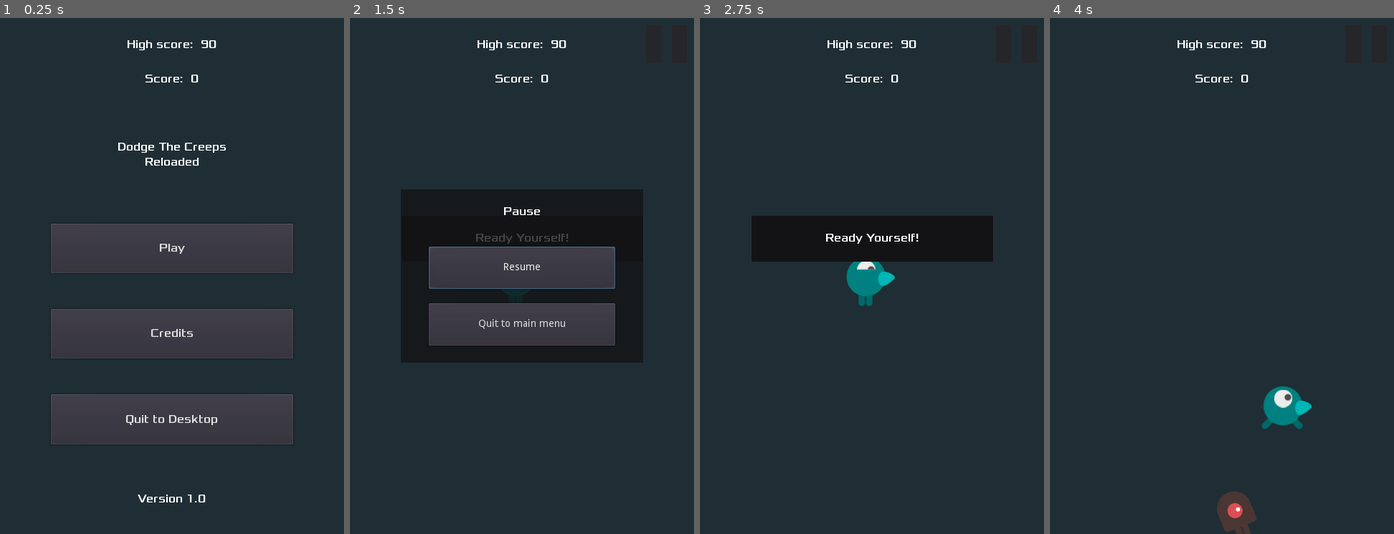
Above: before the commit, frames 1-4 (left to right).
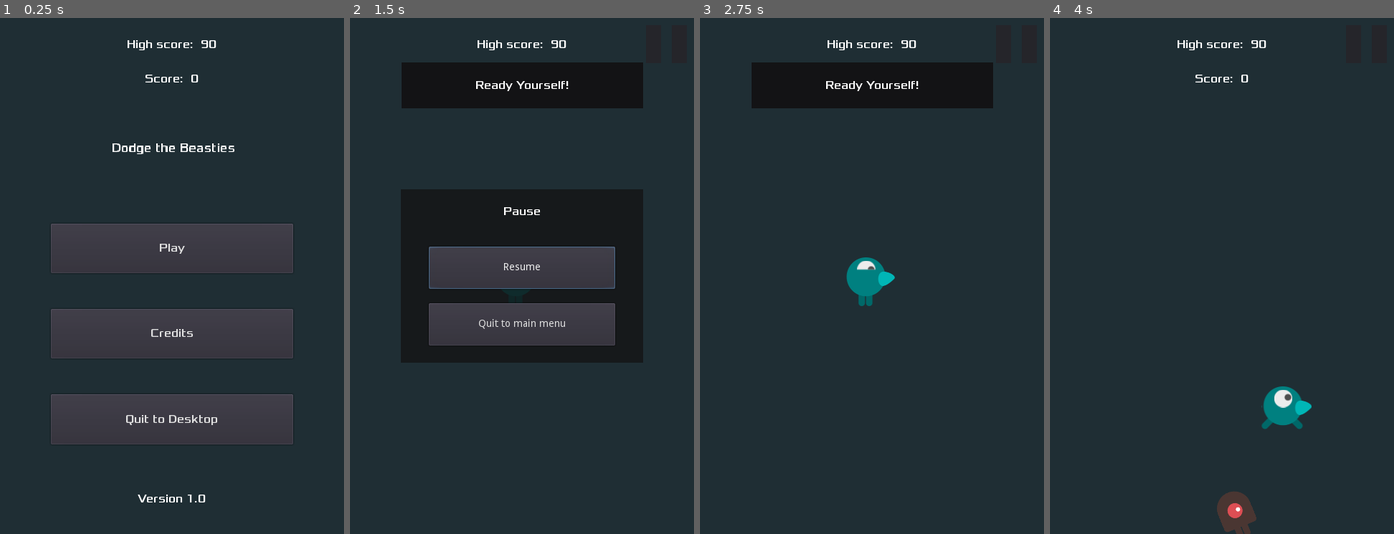
Above: after the commit, the same moments.

Repository: AlixBarreaux/dodge-the-beasties
Game: Godot game, scene res://scenes/Main.tscn
Same seed, same stepped clock (60 frames per second), same inputs: the game is played once before the commit and once after it.
Inputs (mouse positions are in pixels of both pictures, inside the frame that each line leads up to):
- Up to frame 1 (0.25 s): no input
- Up to frame 2 (1.5 s): click "Play" at 0.5 s; click (666, 43) at 1.25 s
- Up to frame 3 (2.75 s): click "Resume" at 2 s
- Up to frame 4 (4 s): tap Enter at 2.75 s; move the mouse to (1297, 250) at 2.77 s; press the mouse at (1297, 250) at 2.78 s; hold D (move_right) 2.78-3.53 s; move the mouse to (1153, 301) at 3.52 s; release the mouse at (1153, 301) at 3.53 s; hold S (move_down) from 3.53 s (still down); right-click (1153, 301) at 3.6 s

The runs differ from the first frame. In frame 1, 0.5% of the frame differs, in the area x 32-69%, y 24-29%; in frame 2, 6.3%; in frame 3, 12%, in the area x 15-86%, y 8-48%; in frame 4, nothing differs.

Commit message:
Start to animate MainMenu with dynamic game title

Diff:
--- /dev/null
+++ b/RichTextLabelGameName.tscn
@@ -0,0 +1,13 @@
+[gd_scene load_steps=2 format=2]
+
+[ext_resource path="res://rich_text_label_game_name.gd" type="Script" id=1]
+
+[node name="RichTextLabelGameName" type="RichTextLabel"]
+anchor_right = 1.0
+anchor_bottom = 1.0
+bbcode_enabled = true
+bbcode_text = "[center]Dodge The Creeps
+Reloaded[/center]"
+fit_content_height = true
+scroll_active = false
+script = ExtResource( 1 )
--- /dev/null
+++ b/SplashScreenMenu.tscn
@@ -0,0 +1,20 @@
+[gd_scene load_steps=2 format=2]
+
+[ext_resource path="res://resources/main_theme.tres" type="Theme" id=1]
+
+[node name="SplashScreenMenu" type="Control"]
+anchor_right = 1.0
+anchor_bottom = 1.0
+theme = ExtResource( 1 )
+
+[node name="TextureRect" type="TextureRect" parent="."]
+margin_right = 40.0
+margin_bottom = 40.0
+
+[node name="AnimationPlayer" type="AnimationPlayer" parent="."]
+
+[node name="Label" type="Label" parent="."]
+margin_right = 40.0
+margin_bottom = 14.0
+align = 1
+valign = 1
--- a/project.godot
+++ b/project.godot
@@ -48,6 +48,11 @@
 "class": "QuitButton",
 "language": "GDScript",
 "path": "res://scripts/gui/quit_to_desktop_button.gd"
+}, {
+"base": "RichTextLabel",
+"class": "RichTextLabelGameName",
+"language": "GDScript",
+"path": "res://rich_text_label_game_name.gd"
 }, {
 "base": "Timer",
 "class": "StartTimer",
@@ -63,6 +68,7 @@
 "Player": "",
 "PlayerController": "",
 "QuitButton": "",
+"RichTextLabelGameName": "",
 "StartTimer": ""
 }
 
--- /dev/null
+++ b/rich_text_label_game_name.gd
@@ -0,0 +1,15 @@
+extends RichTextLabel
+class_name RichTextLabelGameName
+
+
+# ----------------------------- DECLARE VARIABLES -----------------------------
+
+# ---------------------------------- RUN CODE ---------------------------------
+
+
+func _ready() -> void:
+	self.bbcode_text = "[center]" + ProjectSettings.get("application/config/name") + "[/center]"
+	return
+
+
+# ----------------------------- DECLARE FUNCTIONS -----------------------------
--- a/scenes/gui/HUD.tscn
+++ b/scenes/gui/HUD.tscn
@@ -8,9 +8,66 @@
 [ext_resource path="res://scenes/gui/QuitButton.tscn" type="PackedScene" id=6]
 [ext_resource path="res://scenes/gui/PauseMenu.tscn" type="PackedScene" id=7]
 [ext_resource path="res://scenes/gui/GameOverMenu.tscn" type="PackedScene" id=8]
+[ext_resource path="res://RichTextLabelGameName.tscn" type="PackedScene" id=9]
 
 [sub_resource type="DynamicFont" id=1]
 font_data = ExtResource( 3 )
+
+[sub_resource type="Animation" id=5]
+resource_name = "Active"
+length = 10.0
+loop = true
+tracks/0/type = "value"
+tracks/0/path = NodePath("Control/RichTextLabel:rect_rotation")
+tracks/0/interp = 1
+tracks/0/loop_wrap = true
+tracks/0/imported = false
+tracks/0/enabled = true
+tracks/0/keys = {
+"times": PoolRealArray( 4.8, 6.1, 7, 8.2 ),
+"transitions": PoolRealArray( 1, 1, 1, 1 ),
+"update": 0,
+"values": [ 0.0, 30.0, -30.0, 0.0 ]
+}
+tracks/1/type = "value"
+tracks/1/path = NodePath("Control/RichTextLabel:rect_scale")
+tracks/1/interp = 1
+tracks/1/loop_wrap = true
+tracks/1/imported = false
+tracks/1/enabled = true
+tracks/1/keys = {
+"times": PoolRealArray( 0, 1, 2.5, 4.8, 6.1, 8.2 ),
+"transitions": PoolRealArray( 1, 1, 1, 1, 1, 1 ),
+"update": 0,
+"values": [ Vector2( 1, 1 ), Vector2( 1.25, 1.25 ), Vector2( 1, 1 ), Vector2( 1, 1 ), Vector2( 1.25, 1.25 ), Vector2( 1, 1 ) ]
+}
+
+[sub_resource type="Animation" id=6]
+resource_name = "RESET"
+tracks/0/type = "value"
+tracks/0/path = NodePath("Control/RichTextLabel:rect_scale")
+tracks/0/interp = 1
+tracks/0/loop_wrap = true
+tracks/0/imported = false
+tracks/0/enabled = true
+tracks/0/keys = {
+"times": PoolRealArray( 0 ),
+"transitions": PoolRealArray( 1 ),
+"update": 0,
+"values": [ Vector2( 1, 1 ) ]
+}
+tracks/1/type = "value"
+tracks/1/path = NodePath("Control/RichTextLabel:rect_rotation")
+tracks/1/interp = 1
+tracks/1/loop_wrap = true
+tracks/1/imported = false
+tracks/1/enabled = true
+tracks/1/keys = {
+"times": PoolRealArray( 0 ),
+"transitions": PoolRealArray( 1 ),
+"update": 0,
+"values": [ 0.0 ]
+}
 
 [sub_resource type="Animation" id=2]
 resource_name = "Game Over"
@@ -63,6 +120,35 @@
 "values": [ true, false ]
 }
 
+[sub_resource type="Animation" id=4]
+resource_name = "MainMenuActive"
+length = 10.0
+loop = true
+tracks/0/type = "value"
+tracks/0/path = NodePath("Control/RichTextLabel:rect_rotation")
+tracks/0/interp = 1
+tracks/0/loop_wrap = true
+tracks/0/imported = false
+tracks/0/enabled = true
+tracks/0/keys = {
+"times": PoolRealArray( 4.8, 6.1, 7, 8.2 ),
+"transitions": PoolRealArray( 1, 1, 1, 1 ),
+"update": 0,
+"values": [ 0.0, 30.0, -30.0, 0.0 ]
+}
+tracks/1/type = "value"
+tracks/1/path = NodePath("Control/RichTextLabel:rect_scale")
+tracks/1/interp = 1
+tracks/1/loop_wrap = true
+tracks/1/imported = false
+tracks/1/enabled = true
+tracks/1/keys = {
+"times": PoolRealArray( 0, 1, 2.5, 4.8, 6.1, 8.2 ),
+"transitions": PoolRealArray( 1, 1, 1, 1, 1, 1 ),
+"update": 0,
+"values": [ Vector2( 1, 1 ), Vector2( 1.25, 1.25 ), Vector2( 1, 1 ), Vector2( 1, 1 ), Vector2( 1.25, 1.25 ), Vector2( 1, 1 ) ]
+}
+
 [sub_resource type="Animation" id=3]
 length = 0.001
 tracks/0/type = "value"
@@ -123,16 +209,14 @@
 margin_bottom = -160.0
 theme = ExtResource( 2 )
 
-[node name="RichTextLabel" type="RichTextLabel" parent="MainMenu/Control"]
-anchor_right = 1.0
-anchor_bottom = 1.0
-bbcode_enabled = true
-bbcode_text = "[center]Dodge The Creeps
-Reloaded[/center]"
+[node name="RichTextLabel" parent="MainMenu/Control" instance=ExtResource( 9 )]
+margin_left = 2.0
+margin_top = 2.0
+margin_right = 2.0
+margin_bottom = 14.0
+rect_pivot_offset = Vector2( 240, 21 )
 text = "Dodge The Creeps
 Reloaded"
-fit_content_height = true
-scroll_active = false
 
 [node name="VBoxContainer" type="VBoxContainer" parent="MainMenu"]
 anchor_right = 1.0
@@ -193,12 +277,23 @@
 align = 1
 valign = 1
 
+[node name="AnimationPlayer" type="AnimationPlayer" parent="MainMenu"]
+anims/Active = SubResource( 5 )
+anims/RESET = SubResource( 6 )
+
 [node name="MessageTimer" type="Timer" parent="."]
 wait_time = 2.0
 one_shot = true
 
 [node name="GameOverMenu" parent="." instance=ExtResource( 8 )]
-theme = ExtResource( 2 )
+visible = false
+theme = ExtResource( 2 )
+
+[node name="PlayAgainButton" parent="GameOverMenu/HBoxContainer" index="0"]
+disabled = true
+
+[node name="QuitToMainMenuButton" parent="GameOverMenu/HBoxContainer" index="1"]
+disabled = true
 
 [node name="MessagePanel" type="Panel" parent="."]
 visible = false
@@ -208,9 +303,9 @@
 anchor_right = 0.5
 anchor_bottom = 0.5
 margin_left = -168.0
-margin_top = -84.0
+margin_top = -298.0
 margin_right = 169.0
-margin_bottom = -20.0001
+margin_bottom = -234.0
 mouse_filter = 2
 size_flags_vertical = 4
 __meta__ = {
@@ -232,6 +327,7 @@
 [node name="AnimationPlayer" type="AnimationPlayer" parent="."]
 root_node = NodePath("../MainMenu")
 "anims/Game Over" = SubResource( 2 )
+anims/MainMenuActive = SubResource( 4 )
 anims/RESET = SubResource( 3 )
 
 [connection signal="pressed" from="MainMenu/VBoxContainer/PlayButton" to="." method="_on_PlayButton_pressed"]
--- a/scripts/gui/main_menu.gd
+++ b/scripts/gui/main_menu.gd
@@ -4,11 +4,17 @@
 
 # ----------------- DECLARE VARIABLES -----------------
 
+
+# Node References
+onready var animation_player: AnimationPlayer = $AnimationPlayer
+
+
 # ---------------------- RUN CODE ---------------------
 
 
 func _ready() -> void:
 	self._initialize_signals()
+	self._initialize()
 	return
 
 
@@ -16,5 +22,34 @@
 
 
 func _initialize_signals() -> void:
-	Events.connect("main_menu_requested", self, "show")
+	Events.connect("game_started", self, "on_game_started")
+	Events.connect("game_quited", self, "on_game_quited")
+	Events.connect("main_menu_requested", self, "on_main_menu_requested")
 	return
+
+
+func _initialize() -> void:
+	self.animation_player.play("Active")
+	return
+
+
+func on_game_started() -> void:
+	self.animation_player.stop()
+	return
+
+
+func on_game_quited() -> void:
+	self.show()
+	self.animation_player.play("Active")
+	return
+
+
+func on_main_menu_requested() -> void:
+	self.show()
+	self.animation_player.play("Active")
+	return
+
+
+
+func _process(delta: float) -> void:
+	print(animation_player.is_playing())
Not shown: 1 places in scenes/gui/HUD.tscn that only renumber resources
